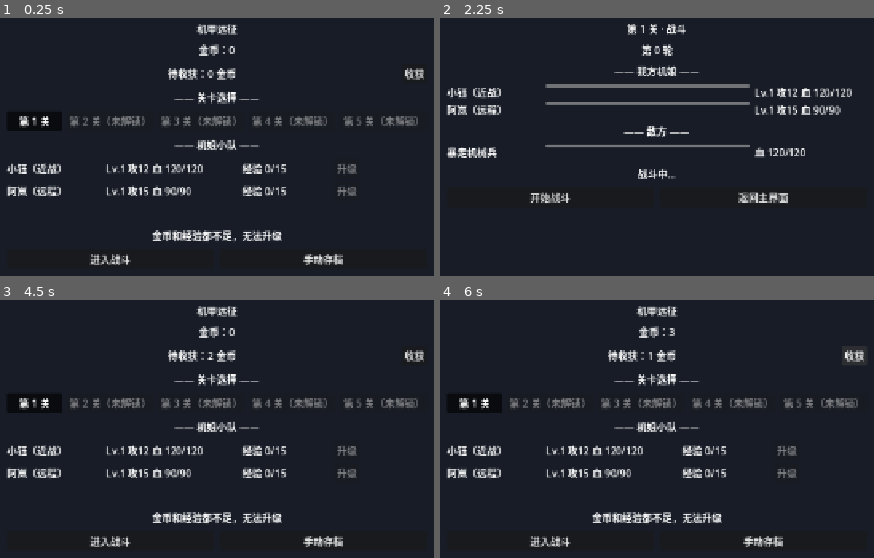
Above: before the commit, frames 1-4 (two rows, left to right).
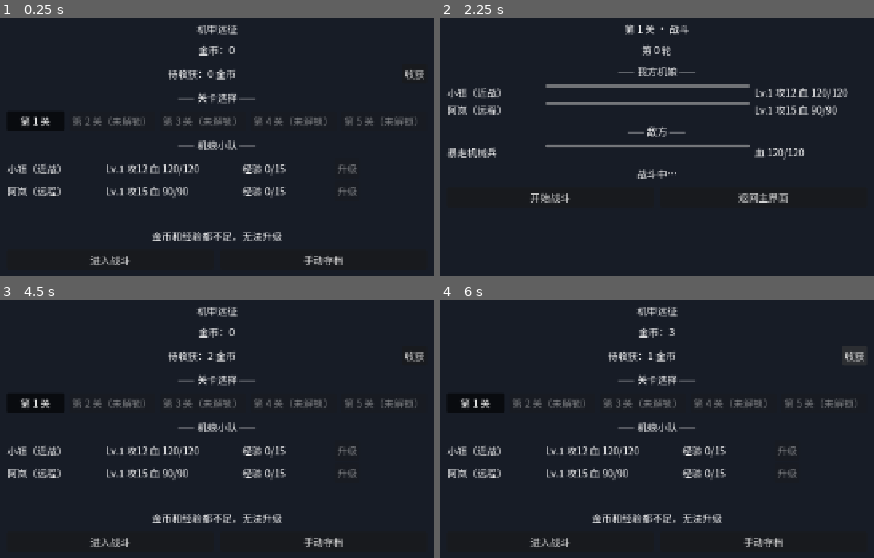
Above: after the commit, the same moments.

Repository: yingqianwang187-wq/jijiayuanzheng
Game: Godot game, scene res://scenes/Main.tscn
Two runs of this game, one before a commit and one after it. Both use one fixed random seed, a clock stepped at 60 frames per second and the inputs below.
Inputs:
- Up to frame 1 (0.25 s): no input
- Up to frame 2 (2.25 s): click "收获" at 0.5 s; click "第 1 关" at 1.25 s; click "进入战斗" at 2 s
- Up to frame 3 (4.5 s): click "开始战斗" at 2.75 s; click "开始战斗" at 3.5 s; click "返回主界面" at 4.25 s
- Up to frame 4 (6 s): click "手动存档" at 5 s; click "收获" at 5.75 s

The runs differ from the first frame. In frame 1, 5.9% of the frame differs, in the area x 1-98%, y 2-96%; in frame 2, 3.8%; in frame 3, 5.9%; in frame 4, 5.9%.

Commit message:
fix: 修复网页中文乱码——加入 Noto Sans SC 子集字体（323KB）为默认主题字体

Diff:
--- a/project.godot
+++ b/project.godot
@@ -13,6 +13,10 @@
 config/name="机甲远征"
 run/main_scene="res://scenes/Main.tscn"
 config/features=PackedStringArray("4.7")
+
+[gui]
+
+theme/custom_font="res://assets/fonts/NotoSansSC-subset.ttf"
 
 [autoload]
 
Binary file added: assets/fonts/NotoSansSC-subset.ttf
